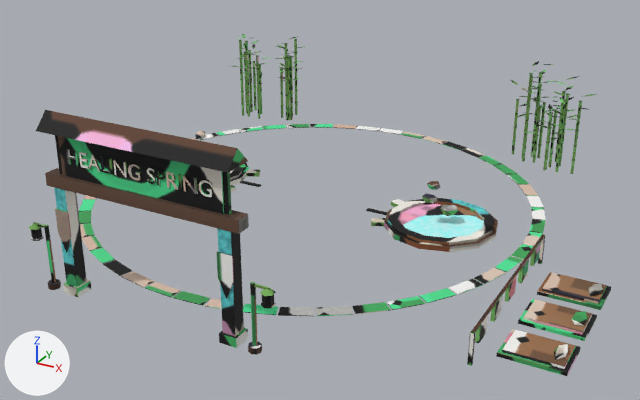
A saved change to the FBX model assets/stations/area_spring_2_5.fbx.
Both versions are drawn from a camera (50 mm lens) standing at (98.9, -173.1, 88.2) and looking at (7.6, -7.1, 5.2). Arrows for +X, +Y and +Z are at lower left; the lights stay in place. The first picture is the older version.

The scene before the commit, as lines of its bpy script (objects in view):
```python
me_area_spring_2_5_body = bpy.data.meshes.new('area_spring_2_5_body')
me_area_spring_2_5_body.from_pydata(...)  # 5532 vertices, 5350 faces; spans x -56.2..74.8, y -63.0..64.0, z 0.0..37.6
me_area_spring_2_5_body.materials.append(mat_area_spring_2_5_baked)  # picture img_area_spring_2_5_png
ob_area_spring_2_5_body = bpy.data.objects.new('area_spring_2_5_body', me_area_spring_2_5_body)
ob_area_spring_2_5_body.location = (0.0, 0.0, 0.0)
```
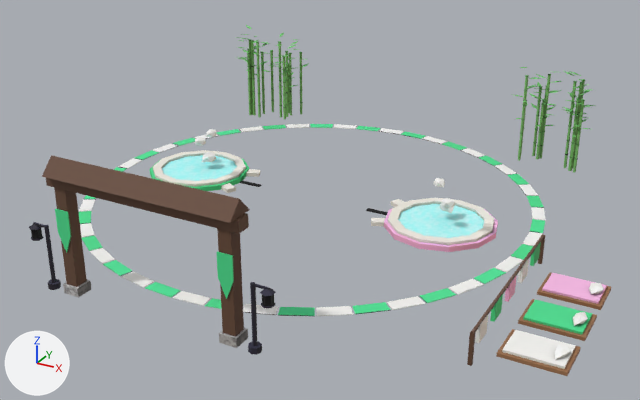
Pixel boxes [x1, y1, x2, y2] of what changed, in the pictures (640 x 400 px; the box of a moved part takes in the faces that stretch with it):
'area_spring_2_5_body', reshaped
    before: [29, 34, 611, 376]
    after: [29, 25, 611, 376]
part 1 of me_area_spring_2_5_body, moved or reshaped
    before: [36, 110, 248, 173]
    after: [42, 155, 250, 223]
part 2 of me_area_spring_2_5_body, moved or reshaped
    before: [295, 103, 298, 115]
    after: [300, 103, 302, 114]
part 3 of me_area_spring_2_5_body, moved or reshaped
    before: [295, 91, 297, 102]
    after: [300, 91, 302, 102]
part 4 of me_area_spring_2_5_body, moved or reshaped
    before: [295, 80, 297, 90]
    after: [300, 78, 302, 90]
part 5 of me_area_spring_2_5_body, moved or reshaped
    before: [295, 66, 297, 78]
    after: [300, 66, 302, 78]
part 6 of me_area_spring_2_5_body, moved or reshaped
    before: [294, 53, 297, 65]
    after: [300, 53, 302, 65]
part 7 of me_area_spring_2_5_body, moved or reshaped
    before: [294, 40, 297, 53]
    after: [285, 52, 288, 64]
part 8 of me_area_spring_2_5_body, rebuilt
    before: [572, 311, 588, 326]
    after: [573, 312, 588, 325]
part 9 of me_area_spring_2_5_body, deleted
    before: [55, 34, 596, 215]
part 10 of me_area_spring_2_5_body, built on
    before: [538, 102, 546, 146]
    after: [511, 67, 596, 173]
part 11 of me_area_spring_2_5_body, reshaped
    before: [244, 51, 283, 118]
    after: [194, 25, 298, 162]
part 12 of me_area_spring_2_5_body, reshaped
    before: [440, 205, 458, 216]
    after: [433, 178, 455, 213]
part 13 of me_area_spring_2_5_body, moved or reshaped
    before: [554, 283, 603, 360]
    after: [555, 283, 604, 360]
part 14 of me_area_spring_2_5_body, surface changed
    both: [29, 124, 611, 376]

Diff of the bpy script that builds the scene:
```diff
--- a/assets/stations/area_spring_2_5.fbx.py
+++ b/assets/stations/area_spring_2_5.fbx.py
@@ me_area_spring_2_5_body @@
 # used by ob_area_spring_2_5_body; location = (0.0, 0.0, 0.0)
-me_area_spring_2_5_body.from_pydata(...)  # 5532 vertices, 5350 faces; spans x -56.2..74.8, y -63.0..64.0, z 0.0..37.6
+me_area_spring_2_5_body.from_pydata(...)  # 4546 vertices, 3827 faces; spans x -56.2..74.8, y -63.0..64.2, z 0.0..28.6
+# me_area_spring_2_5_body part 1: the loose piece of 6 vertices spanning x -21.2..21.2, y -63.0..-57.0, z 34.4..37.6 is moved by (0.0, 0.0, -9.0)
+# me_area_spring_2_5_body part 2: the loose piece of 10 vertices spanning x -37.8..-37.0, y 58.7..59.4, z 0.0..3.8 is moved by (1.3, 0.9, 0.0)
+# me_area_spring_2_5_body part 3: the loose piece of 10 vertices spanning x -37.8..-37.0, y 58.7..59.4, z 4.0..7.8 is moved by (1.3, 0.9, 0.0)
+# me_area_spring_2_5_body part 4: the loose piece of 10 vertices spanning x -37.8..-37.0, y 58.7..59.4, z 8.0..11.8 is moved by (1.3, 0.9, 0.0)
+# me_area_spring_2_5_body part 5: the loose piece of 10 vertices spanning x -37.8..-37.0, y 58.7..59.4, z 12.0..15.8 is moved by (1.3, 0.9, 0.0)
+# me_area_spring_2_5_body part 6: the loose piece of 10 vertices spanning x -37.8..-37.0, y 58.7..59.4, z 16.0..19.8 is moved by (1.3, 0.9, 0.0)
+# me_area_spring_2_5_body part 7: the loose piece of 10 vertices spanning x -37.8..-37.0, y 58.7..59.4, z 20.0..23.8 is moved by (-3.3, 0.1, -4.0)
+# me_area_spring_2_5_body part 8: the loose piece of 12 vertices spanning x 71.3..73.8, y -27.2..-22.5, z 1.0..2.5 is rebuilt with 12 vertices and now spans x 71.2..73.9, y -27.5..-22.7, z 1.1..2.6
+# me_area_spring_2_5_body part 9: 364 loose pieces with 4190 vertices, spanning x -55.4..55.7, y -60.9..64.0, z 0.0..34.4, are deleted
+# me_area_spring_2_5_body part 10: 32 vertices removed from x 40.4..41.3, y 57.6..58.5, z 3.8..16.0; 1748 vertices added at x 31.7..55.9, y 48.0..64.2, z 0.0..26.9
+# me_area_spring_2_5_body part 11: 1 vertex moved within x -51.7, y 52.9, z 19.8; 74 vertices removed from x -52.1..-39.2, y 52.0..59.9, z 0.0..20.0; 1538 vertices added at x -55.4..-30.1, y 2.2..62.3, z 0.0..27.9
+# me_area_spring_2_5_body part 12: 12 vertices removed from x 34.0..37.8, y 0.6..4.8, z 3.3..5.9; 36 vertices added at x 31.6..38.0, y -1.8..6.4, z 3.6..12.2
+# me_area_spring_2_5_body part 13: 21 vertices removed from x 71.0..73.9, y -40.2..-9.9, z 1.2..2.4; 21 vertices added at x 71.2..74.0, y -40.1..-10.3, z 0.9..2.6
+# me_area_spring_2_5_body part 14: 738 kept faces spanning x -56.2..74.8, y -62.4..58.7, z 0.0..25.4 get new texture (UV) coordinates
+# other edits to the shape of me_area_spring_2_5_body do not show in these pictures
 me_area_spring_2_5_body.materials.append(mat_area_spring_2_5_baked)
```
